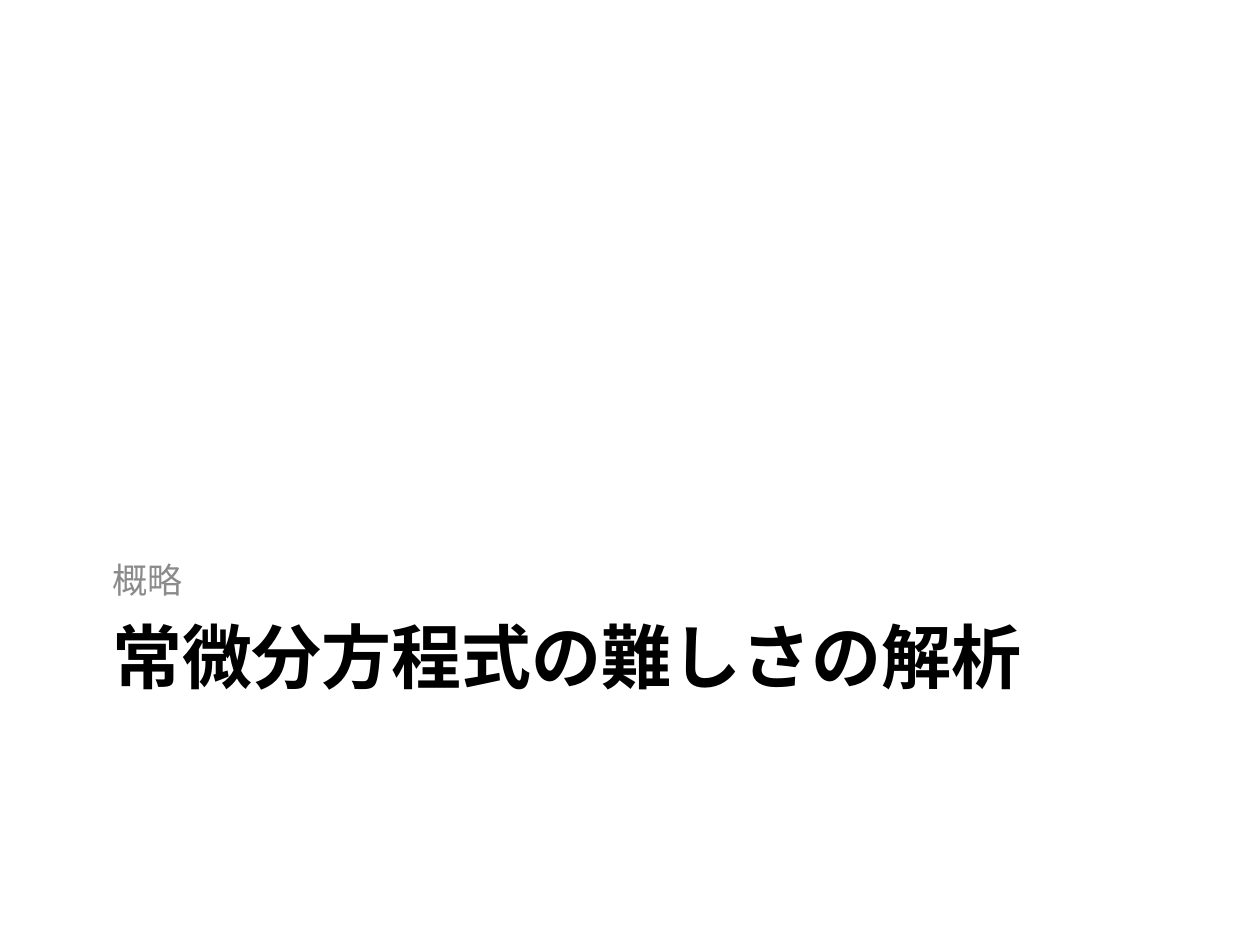
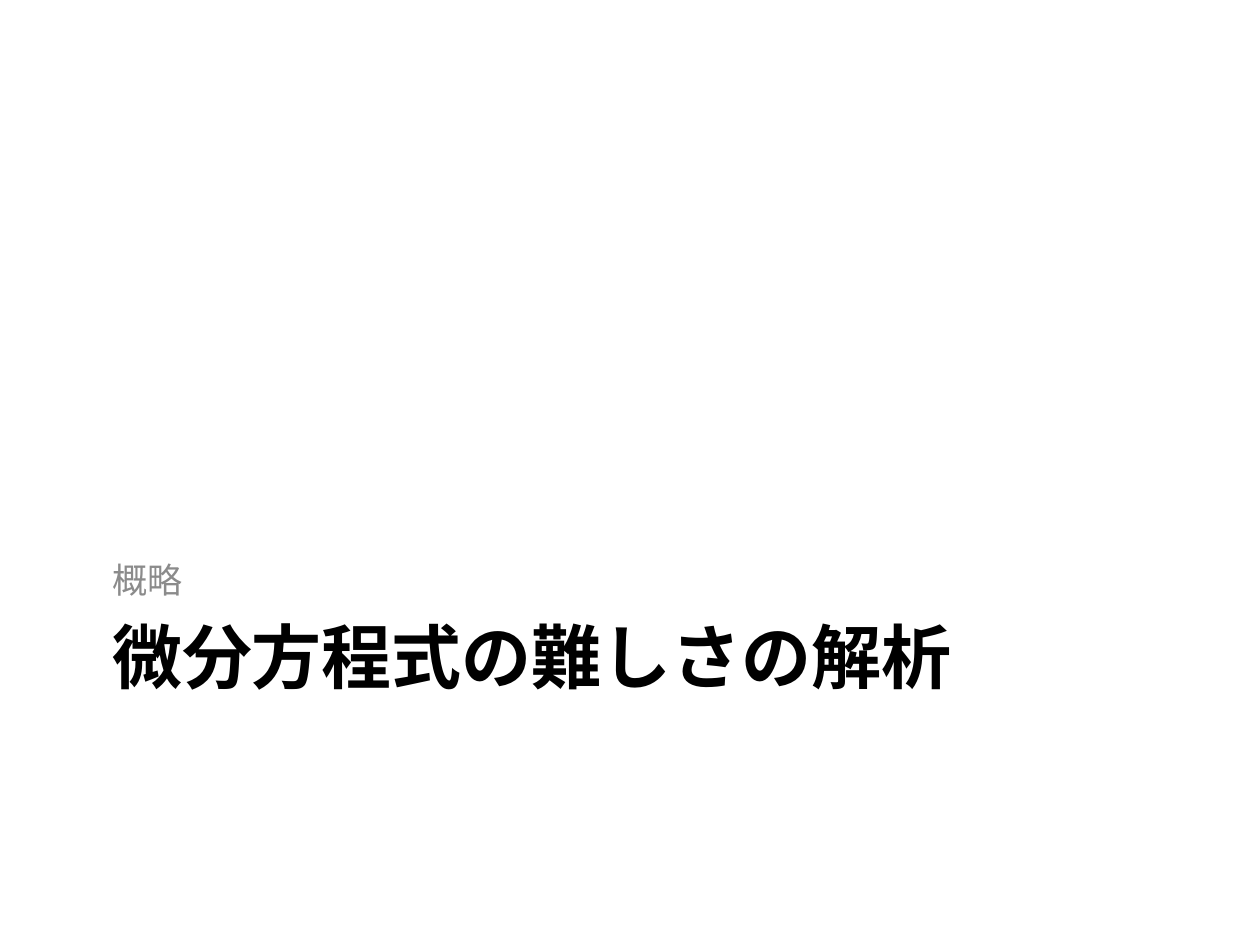
Before and after one commit to ex-hota911/LA2011Winter, a slide deck: slide 2 of slide/slide.pptx. Drawn at 1260x945 pixels with LibreOffice and Linux fonts; fonts in the diff are those of the drawing. Boxes give left, top, right and bottom in pixels: in the first picture for what was removed or moved away, otherwise in the second. Text is boxed around its words. In the diff, an @@ line names an element or a change of style, - is before the commit and + after.

```diff
--- a/slide/slide.pptx
+++ b/slide/slide.pptx
@@ title at bbox=[112, 623, 951, 690]: text changed @@
-常微分方程式の難しさの解析
+微分方程式の難しさの解析
```
Also in this commit, not shown: 14 other slides changed, 15 slides added, 12 slides removed, 3 other files.
